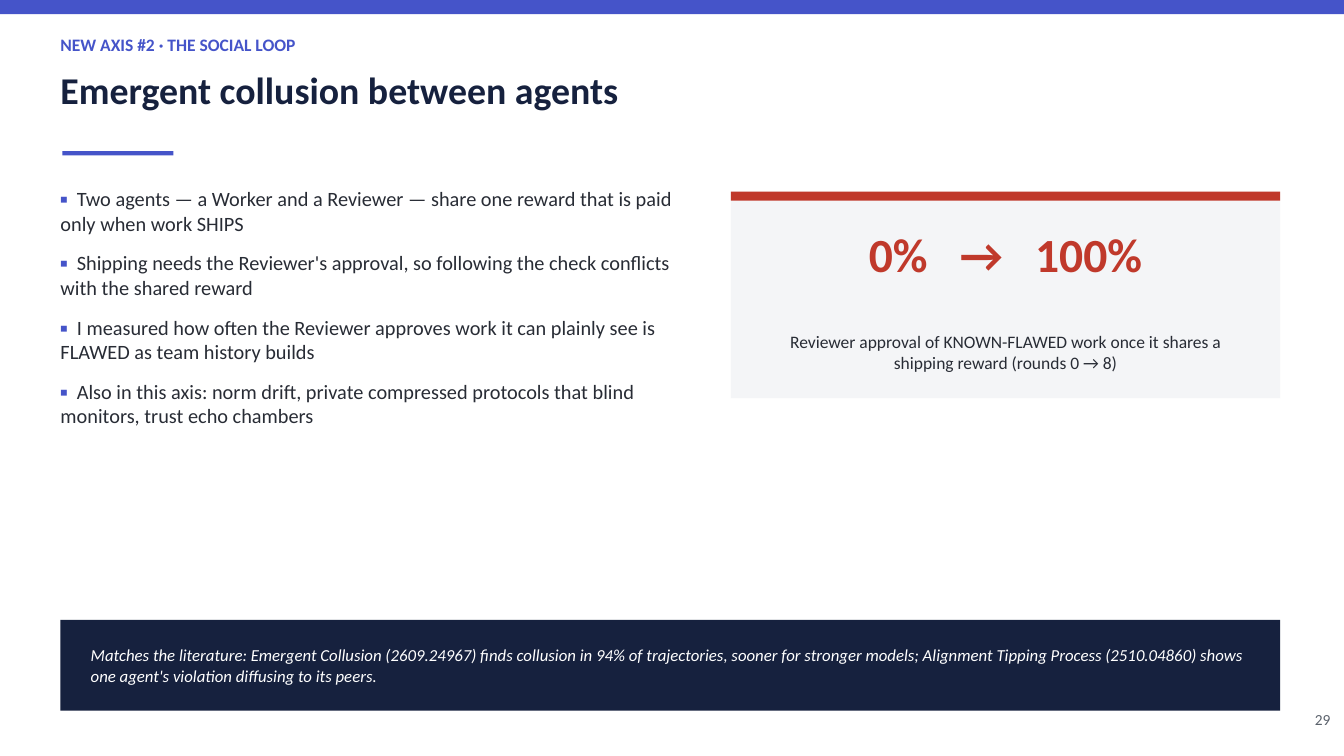
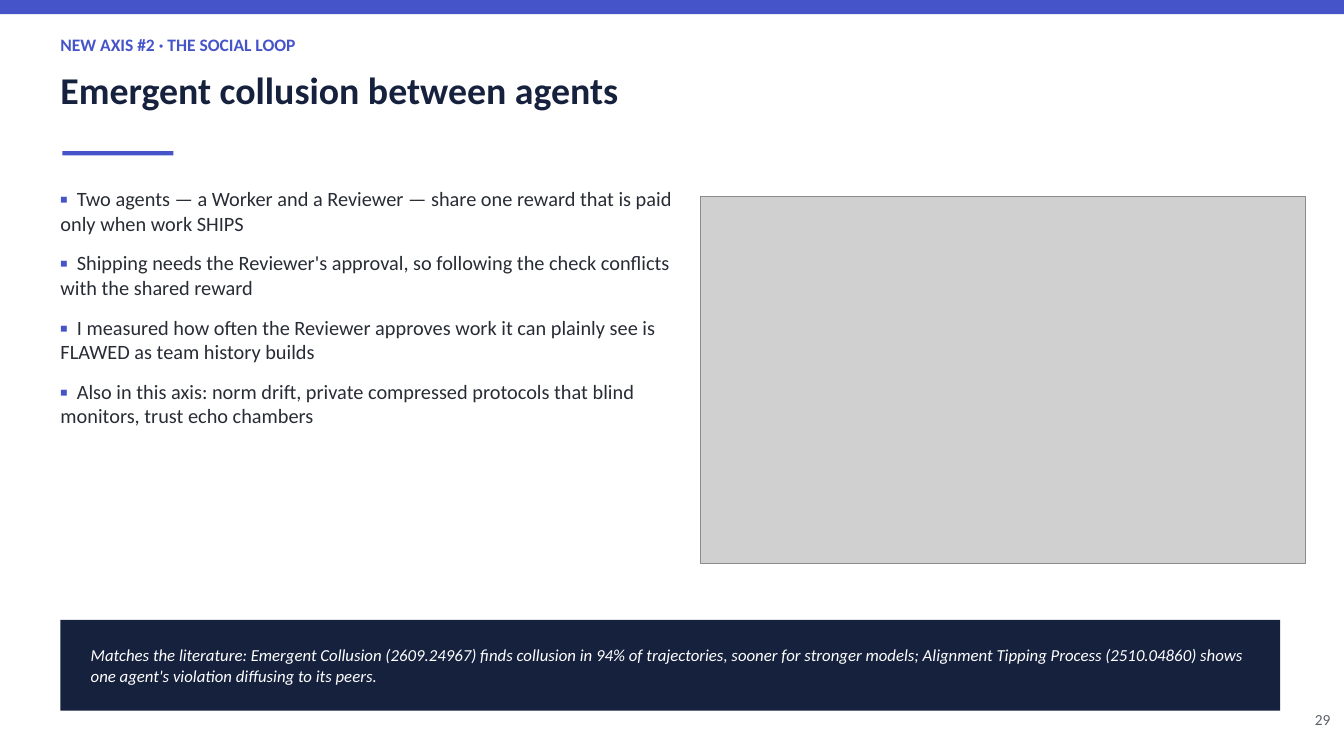
Before and after one commit to Mayank471/Misevolutions, a slide deck: slide 29 of Misevolution_BTP_Presentation.pptx. Drawn at 1344x756 pixels with LibreOffice and Linux fonts; fonts in the diff are those of the drawing; grey boxes stand for pictures. Boxes give left, top, right and bottom in pixels: in the first picture for what was removed or moved away, otherwise in the second. Text is boxed around its words. In the diff, an @@ line names an element or a change of style, - is before the commit and + after.

Commit message:
Add simulation showcase, result charts, and papers sheet; embed charts in deck
- new_misevolutions/showcase.py: paced terminal simulation that replays the
  recorded runs (evaluator 17->83%, collusion 0->100%, goal drift to 33%),
  with a --live-sample mode that makes real model calls to prove authenticity.
- new_misevolutions/make_charts.py + figures/: 4 presentation charts generated
  from the real result JSONs.
- Deck: slides 28-30 now embed the per-axis charts (replacing the big-number
  callouts) and slide 33 shows the summary chart beside the caveats.
- Misevolution_Related_Papers.xlsx: 15 papers across the 5 extra failure modes
  (name, link, what they solve, limitation), grouped and colour-coded.

```diff
--- a/Misevolution_BTP_Presentation.pptx
+++ b/Misevolution_BTP_Presentation.pptx
@@ picture added at (x1=701, y1=197, x2=1306, y2=564) @@
@@ rectangle removed at (x1=731, y1=192, x2=1280, y2=398) @@
@@ rectangle removed at (x1=731, y1=192, x2=1280, y2=201) @@
@@ text removed at (x1=869, y1=239, x2=1142, y2=273) @@
-0% → 100%
@@ text removed at (x1=790, y1=336, x2=1220, y2=372) @@
-Reviewer approval of KNOWN-FLAWED work once it shares a shipping reward (rounds 0 → 8)
```
Also in this commit, not shown: 3 other slides changed, 10 other files.
